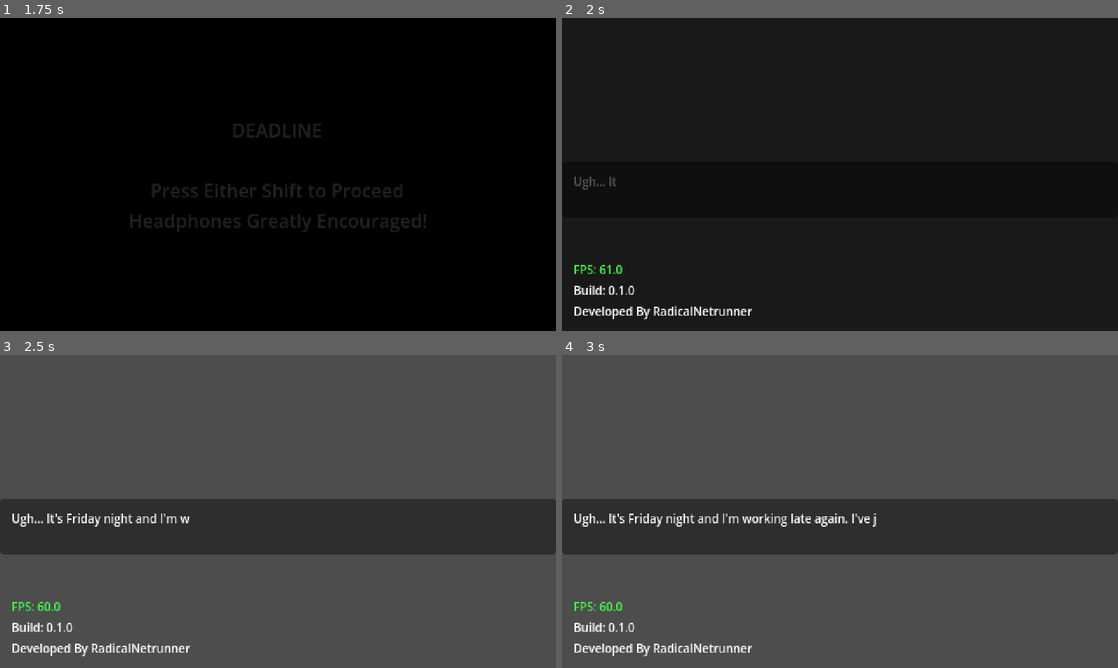
Above: before the commit, frames 1-4 (two rows, left to right).
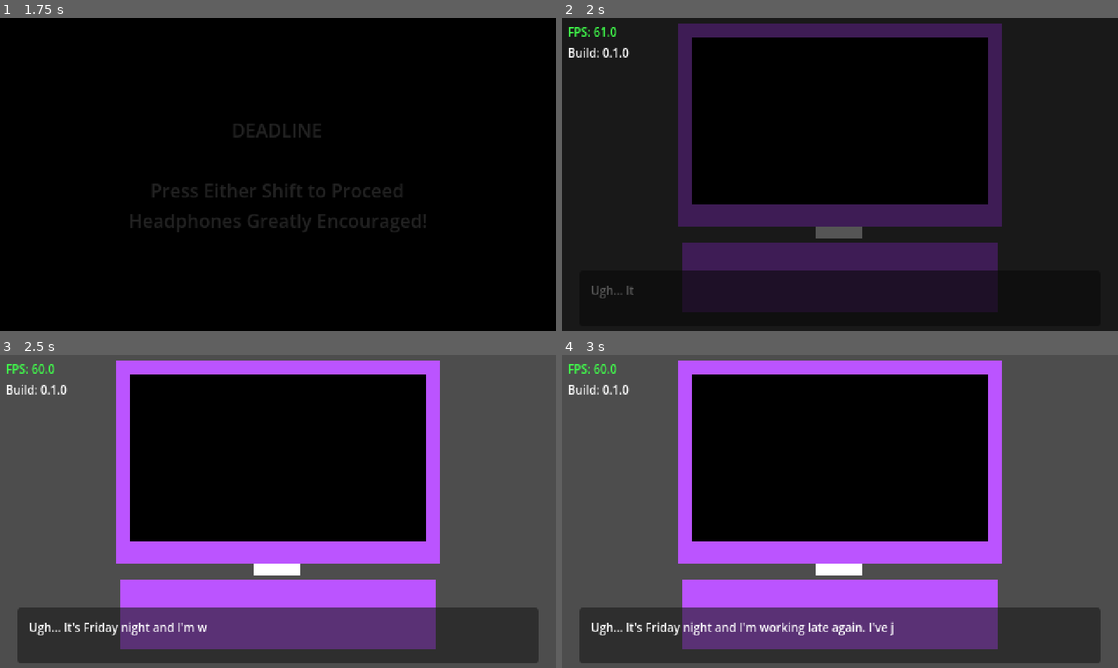
Above: after the commit, the same moments.

Repository: mcneiljv/game-off-2026
Game: Godot game, scene res://src/core/main_game/title_screen.tscn
Same seed, same stepped clock (60 frames per second), same inputs: the game is played once before the commit and once after it.
Inputs:
- Up to frame 1 (1.75 s): tap Enter at 1.25 s; hold Shift (left_shift) from 1.28 s (still down)
- Up to frame 2 (2 s): keep holding Shift (left_shift)
- Up to frame 3 (2.5 s): release Shift (left_shift) at 2.03 s
- Up to frame 4 (3 s): no input

Frame 1 is identical in both runs. In frame 2, 37% of the frame differs, in the area x 1-80%, y 1-97%; in frame 3, 68%, in the area x 0-100%, y 1-99%; in frame 4, 68%.

Commit message:
Add placeholders for art.

Diff:
--- a/src/core/main_game/main.tscn
+++ b/src/core/main_game/main.tscn
@@ -17,23 +17,18 @@
 process_mode = 3
 script = ExtResource("1_h7gx0")
 
-[node name="Monitor" type="RichTextLabel" parent="." unique_id=1103578258]
-offset_right = 140.0
-offset_bottom = 50.0
-theme_override_font_sizes/normal_font_size = 10
-bbcode_enabled = true
-visible_characters = 0
-script = ExtResource("2_h7gx0")
-
 [node name="DialogBox" type="PanelContainer" parent="." unique_id=1341418139]
-anchors_preset = 14
-anchor_top = 0.5
+z_index = 1
+anchors_preset = 12
+anchor_top = 1.0
 anchor_right = 1.0
-anchor_bottom = 0.5
-offset_top = -11.5
-offset_bottom = 36.5
+anchor_bottom = 1.0
+offset_left = 15.0
+offset_top = -52.0
+offset_right = -15.0
+offset_bottom = -4.0
 grow_horizontal = 2
-grow_vertical = 2
+grow_vertical = 0
 
 [node name="MarginContainer" type="MarginContainer" parent="DialogBox" unique_id=1255424575]
 layout_mode = 2
@@ -52,20 +47,84 @@
 script = ExtResource("2_h7gx0")
 auto_reveal = true
 
+[node name="Monitor" type="ColorRect" parent="." unique_id=854281901]
+anchors_preset = 5
+anchor_left = 0.5
+anchor_right = 0.5
+offset_left = -140.0
+offset_top = 5.0
+offset_right = 140.0
+offset_bottom = 180.0
+grow_horizontal = 2
+color = Color(0.7344159, 0.3309044, 0.99901503, 1)
+
+[node name="Screen" type="ColorRect" parent="Monitor" unique_id=1788840300]
+layout_mode = 1
+anchors_preset = 8
+anchor_left = 0.5
+anchor_top = 0.5
+anchor_right = 0.5
+anchor_bottom = 0.5
+offset_left = -128.0
+offset_top = -76.0
+offset_right = 128.0
+offset_bottom = 68.0
+grow_horizontal = 2
+grow_vertical = 2
+color = Color(0, 0, 0, 1)
+
+[node name="MonitorText" type="RichTextLabel" parent="Monitor/Screen" unique_id=1103578258]
+unique_name_in_owner = true
+layout_mode = 1
+anchors_preset = 8
+anchor_left = 0.5
+anchor_top = 0.5
+anchor_right = 0.5
+anchor_bottom = 0.5
+offset_left = -118.0
+offset_top = -63.0
+offset_right = 117.0
+offset_bottom = 61.0
+grow_horizontal = 2
+grow_vertical = 2
+theme_override_font_sizes/normal_font_size = 10
+bbcode_enabled = true
+text = "fjdjfdskfjsffjjlkfjlskjflj fdsjfljfldjfsdjflksjlk fjdskjfdslk jlkfsj ljfdlksj ldsj"
+visible_characters = 0
+visible_ratio = 0.0
+script = ExtResource("2_h7gx0")
+
+[node name="TempStand" type="ColorRect" parent="Monitor" unique_id=36820595]
+layout_mode = 0
+offset_left = 119.0
+offset_top = 175.0
+offset_right = 159.0
+offset_bottom = 185.0
+
+[node name="TempKeyboard" type="ColorRect" parent="." unique_id=1455045814]
+anchors_preset = 7
+anchor_left = 0.5
+anchor_top = 1.0
+anchor_right = 0.5
+anchor_bottom = 1.0
+offset_left = -136.0
+offset_top = -76.0
+offset_right = 136.0
+offset_bottom = -16.0
+grow_horizontal = 2
+grow_vertical = 0
+color = Color(0.73333335, 0.32941177, 1, 1)
+
 [node name="DebugLayer" type="CanvasLayer" parent="." unique_id=428591197]
 process_mode = 3
 layer = 128
 
 [node name="DebugRoot" parent="DebugLayer" unique_id=361554405 instance=ExtResource("1_l4v7s")]
 unique_name_in_owner = true
-anchors_preset = 2
-anchor_top = 1.0
-anchor_bottom = 1.0
-offset_left = 10.0
-offset_top = -60.0
-offset_right = 10.0
-offset_bottom = -60.0
-grow_vertical = 0
+offset_left = 5.0
+offset_top = 5.0
+offset_right = 5.0
+offset_bottom = 5.0
 
 [node name="Ambience" type="AudioStreamPlayer" parent="." unique_id=1174880499]
 stream = ExtResource("4_xijci")
--- a/src/core/main_game/main_game.gd
+++ b/src/core/main_game/main_game.gd
@@ -21,7 +21,7 @@
 
 @onready var dialog_box_node: PanelContainer = $DialogBox
 @onready var dialog_label_node: Monitor = %DialogLabel
-@onready var monitor_node: Monitor = $Monitor
+@onready var monitor_text_node: Monitor = %MonitorText
 @onready var keyboard_click: AudioStreamPlayer = $KeyboardClick
 
 
@@ -36,8 +36,8 @@
 	_set_game_state()
 	keyboard_click.set_max_polyphony(max_polyphony)
 
-	# Monitor Node
-	monitor_node.text_fully_built.connect(_text_finished)
+	# Monitor Text Node
+	monitor_text_node.text_fully_built.connect(_text_finished)
 
 	# Dialog Node
 	dialog_label_node.text_fully_built.connect(_text_finished)
@@ -88,14 +88,14 @@
 func _current_selected_node() -> Node:
 	match current_game_state:
 		GameState.TYPING:
-			return monitor_node
+			return monitor_text_node
 		GameState.DIALOG:
 			return dialog_label_node
 		GameState.ENDING:
 			# NOTE: This block is never reached
 			# Transition handled in _button_press
 			pass
-	return monitor_node
+	return monitor_text_node
 
 
 func _set_game_state() -> void:
--- a/src/debug/debug_overlay.tscn
+++ b/src/debug/debug_overlay.tscn
@@ -29,6 +29,7 @@
 text = "Build: "
 
 [node name="DebugInfo" type="Label" parent="MarginContainer/VBoxContainer" unique_id=156420353]
+visible = false
 layout_mode = 2
 theme_override_font_sizes/font_size = 10
 text = "Developed By RadicalNetrunner"
